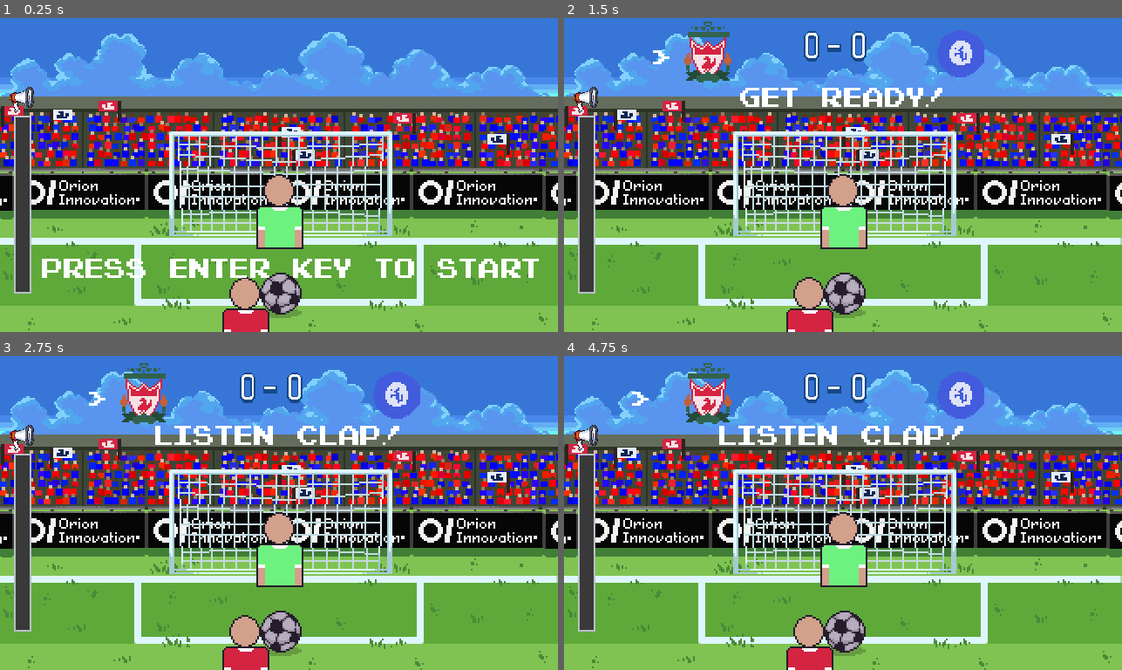
Above: before the commit, frames 1-4 (two rows, left to right).
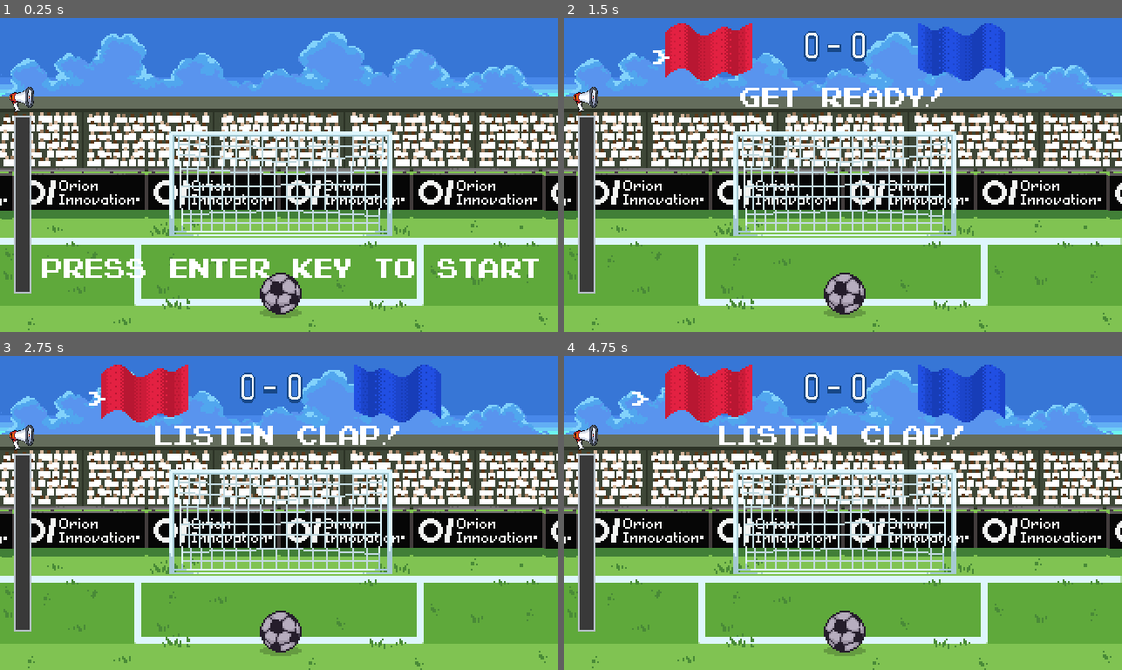
Above: after the commit, the same moments.

Repository: canorion/wegame
Game: Godot game, scene res://stage.tscn
The game is run twice, just before and just after one commit, with the same random seed, the same clock (stepped at 60 frames per second) and the same inputs.
Inputs:
- Up to frame 1 (0.25 s): no input
- Up to frame 2 (1.5 s): tap Enter at 0.5, 0.6, 1.35 s
- Up to frame 3 (2.75 s): tap Enter at 2.1 s
- Up to frame 4 (4.75 s): tap Enter at 2.85, 3.6, 4.35 s; tap Space at 4.25 s

The runs differ from the first frame. In frame 1, 10% of the frame differs, in the area x 0-100%, y 26-100%; in frame 2, 15%; in frame 3, 15%; in frame 4, 15%, in the area x 0-100%, y 2-100%.
Error after the commit: Attempt to call function 'getHomeTeam' in base 'null instance' on a null instance. (res://stage.gd:205)

Commit message:
Last changes

Diff:
--- a/match/shooter/shooter.gd
+++ b/match/shooter/shooter.gd
@@ -3,7 +3,9 @@
 
 @onready var sprite = $Sprite
 @onready var anim = $Animation
+@onready var shoot = $Shoot
 
 
-func init_shooter(tex_path):
+func init_shooter(tex_path, shoot_tex_path):
 	sprite.texture = tex_path
+	shoot.texture = shoot_tex_path
--- a/match/shooter/shooter.tscn
+++ b/match/shooter/shooter.tscn
@@ -1,24 +1,172 @@
-[gd_scene load_steps=8 format=3 uid="uid://73p30hdiuail"]
+[gd_scene load_steps=9 format=3 uid="uid://73p30hdiuail"]
 
 [ext_resource type="Script" path="res://match/shooter/shooter.gd" id="1_udtud"]
 
 [sub_resource type="Animation" id="Animation_6bhoo"]
 resource_name = "lose"
+tracks/0/type = "value"
+tracks/0/imported = false
+tracks/0/enabled = true
+tracks/0/path = NodePath("Sprite:visible")
+tracks/0/interp = 1
+tracks/0/loop_wrap = true
+tracks/0/keys = {
+"times": PackedFloat32Array(0),
+"transitions": PackedFloat32Array(1),
+"update": 1,
+"values": [true]
+}
+tracks/1/type = "value"
+tracks/1/imported = false
+tracks/1/enabled = true
+tracks/1/path = NodePath("Shoot:visible")
+tracks/1/interp = 1
+tracks/1/loop_wrap = true
+tracks/1/keys = {
+"times": PackedFloat32Array(0),
+"transitions": PackedFloat32Array(1),
+"update": 1,
+"values": [false]
+}
 
 [sub_resource type="Animation" id="Animation_v0b0o"]
 resource_name = "miss"
+tracks/0/type = "value"
+tracks/0/imported = false
+tracks/0/enabled = true
+tracks/0/path = NodePath("Shoot:visible")
+tracks/0/interp = 1
+tracks/0/loop_wrap = true
+tracks/0/keys = {
+"times": PackedFloat32Array(0),
+"transitions": PackedFloat32Array(1),
+"update": 1,
+"values": [true]
+}
+tracks/1/type = "value"
+tracks/1/imported = false
+tracks/1/enabled = true
+tracks/1/path = NodePath("Sprite:visible")
+tracks/1/interp = 1
+tracks/1/loop_wrap = true
+tracks/1/keys = {
+"times": PackedFloat32Array(0),
+"transitions": PackedFloat32Array(1),
+"update": 1,
+"values": [false]
+}
 
 [sub_resource type="Animation" id="Animation_33jya"]
 resource_name = "ready"
+tracks/0/type = "value"
+tracks/0/imported = false
+tracks/0/enabled = true
+tracks/0/path = NodePath("Sprite:visible")
+tracks/0/interp = 1
+tracks/0/loop_wrap = true
+tracks/0/keys = {
+"times": PackedFloat32Array(0),
+"transitions": PackedFloat32Array(1),
+"update": 1,
+"values": [true]
+}
+tracks/1/type = "value"
+tracks/1/imported = false
+tracks/1/enabled = true
+tracks/1/path = NodePath("Shoot:visible")
+tracks/1/interp = 1
+tracks/1/loop_wrap = true
+tracks/1/keys = {
+"times": PackedFloat32Array(0),
+"transitions": PackedFloat32Array(1),
+"update": 1,
+"values": [false]
+}
 
 [sub_resource type="Animation" id="Animation_g4h2x"]
 resource_name = "shoot"
+tracks/0/type = "value"
+tracks/0/imported = false
+tracks/0/enabled = true
+tracks/0/path = NodePath("Sprite:visible")
+tracks/0/interp = 1
+tracks/0/loop_wrap = true
+tracks/0/keys = {
+"times": PackedFloat32Array(0),
+"transitions": PackedFloat32Array(1),
+"update": 1,
+"values": [false]
+}
+tracks/1/type = "value"
+tracks/1/imported = false
+tracks/1/enabled = true
+tracks/1/path = NodePath("Shoot:visible")
+tracks/1/interp = 1
+tracks/1/loop_wrap = true
+tracks/1/keys = {
+"times": PackedFloat32Array(0),
+"transitions": PackedFloat32Array(1),
+"update": 1,
+"values": [true]
+}
 
 [sub_resource type="Animation" id="Animation_mnmhk"]
 resource_name = "win"
+tracks/0/type = "value"
+tracks/0/imported = false
+tracks/0/enabled = true
+tracks/0/path = NodePath("Shoot:visible")
+tracks/0/interp = 1
+tracks/0/loop_wrap = true
+tracks/0/keys = {
+"times": PackedFloat32Array(0),
+"transitions": PackedFloat32Array(1),
+"update": 1,
+"values": [false]
+}
+tracks/1/type = "value"
+tracks/1/imported = false
+tracks/1/enabled = true
+tracks/1/path = NodePath("Sprite:visible")
+tracks/1/interp = 1
+tracks/1/loop_wrap = true
+tracks/1/keys = {
+"times": PackedFloat32Array(0),
+"transitions": PackedFloat32Array(1),
+"update": 1,
+"values": [true]
+}
+
+[sub_resource type="Animation" id="Animation_ri61i"]
+length = 0.001
+tracks/0/type = "value"
+tracks/0/imported = false
+tracks/0/enabled = true
+tracks/0/path = NodePath("Sprite:visible")
+tracks/0/interp = 1
+tracks/0/loop_wrap = true
+tracks/0/keys = {
+"times": PackedFloat32Array(0),
+"transitions": PackedFloat32Array(1),
+"update": 1,
+"values": [true]
+}
+tracks/1/type = "value"
+tracks/1/imported = false
+tracks/1/enabled = true
+tracks/1/path = NodePath("Shoot:visible")
+tracks/1/interp = 1
+tracks/1/loop_wrap = true
+tracks/1/keys = {
+"times": PackedFloat32Array(0),
+"transitions": PackedFloat32Array(1),
+"update": 1,
+"values": [false]
+}
 
 [sub_resource type="AnimationLibrary" id="AnimationLibrary_1onhw"]
 _data = {
+"RESET": SubResource("Animation_ri61i"),
 "lose": SubResource("Animation_6bhoo"),
 "miss": SubResource("Animation_v0b0o"),
 "ready": SubResource("Animation_33jya"),
@@ -36,3 +184,6 @@
 "": SubResource("AnimationLibrary_1onhw")
 }
 autoplay = "ready"
+
+[node name="Shoot" type="Sprite2D" parent="."]
+visible = false
--- a/stage.gd
+++ b/stage.gd
@@ -97,10 +97,11 @@
 
 
 func check_cycle(value):
-	#results[current_turn] = value
-	var r = RandomNumberGenerator.new()
-	r.randomize()
-	results[current_turn] = r.randf_range(0, 1)
+	results[current_turn] = value
+
+	#var r = RandomNumberGenerator.new()
+	#r.randomize()
+	#results[current_turn] = r.randf_range(0, 1)
 
 	if current_turn == "home":
 		current_turn = "away"
@@ -137,10 +138,16 @@
 		get_node("UI/Score/Container/HomePointer/Animation").play("active")
 
 		if current_shooter == "home":
-			$Match/Shooter.init_shooter(home_team_data.get_shooter_atlas())
+			$Match/Shooter.init_shooter(
+				home_team_data.get_shooter_atlas(),
+				home_team_data.get_shooter_shoot_atlas()
+			)
 			$Match/Keeper.init_keeper(away_team_data.get_keeper_atlas())
 		else:
-			$Match/Shooter.init_shooter(away_team_data.get_shooter_atlas())
+			$Match/Shooter.init_shooter(
+				away_team_data.get_shooter_atlas(),
+				away_team_data.get_shooter_shoot_atlas()
+			)
 			$Match/Keeper.init_keeper(home_team_data.get_keeper_atlas())
 
 		results["home"] = -1
@@ -193,9 +200,11 @@
 	#var req = await WebRequest.team_init_req.request_completed
 	#var teams = JSON.parse_string(req[3].get_string_from_utf8())
 
+	var window = JavaScriptBridge.get_interface("window")
+
 	var teams = {
-		"home_team_name": "liverpool",
-		"away_team_name": "chelsea",
+		"home_team_name": window.getHomeTeam(),
+		"away_team_name": window.getAwayTeam(),
 	}
 
 	var home_team_name = teams.home_team_name
@@ -216,7 +225,10 @@
 				home_team_data.get_flag_atlas(),
 				away_team_data.get_flag_atlas())
 
-	$Match/Shooter.init_shooter(home_team_data.get_shooter_atlas())
+	$Match/Shooter.init_shooter(
+		home_team_data.get_shooter_atlas(),
+		home_team_data.get_shooter_shoot_atlas()
+	)
 	$Match/Keeper.init_keeper(away_team_data.get_keeper_atlas())
 	$UI/Score.init_team_logos(
 			home_team_data.get_logo_atlas(),
--- a/teams/chelsea/chelsea.gd
+++ b/teams/chelsea/chelsea.gd
@@ -29,7 +29,15 @@
 func get_shooter_atlas():
 	var team_atlas = AtlasTexture.new()
 	team_atlas.atlas = load("res://teams/chelsea/chelsea.png")
-	team_atlas.set_region(Rect2(15, 0, 29, 45))
+	team_atlas.set_region(Rect2(0, 126, 65, 130))
+
+	return team_atlas
+
+
+func get_shooter_shoot_atlas():
+	var team_atlas = AtlasTexture.new()
+	team_atlas.atlas = load("res://teams/chelsea/chelsea.png")
+	team_atlas.set_region(Rect2(62, 126, 65, 130))
 
 	return team_atlas
 
--- a/teams/liverpool/liverpool.gd
+++ b/teams/liverpool/liverpool.gd
@@ -29,7 +29,15 @@
 func get_shooter_atlas():
 	var team_atlas = AtlasTexture.new()
 	team_atlas.atlas = load("res://teams/liverpool/liverpool.png")
-	team_atlas.set_region(Rect2(15, 0, 29, 45))
+	team_atlas.set_region(Rect2(0, 126, 65, 130))
+
+	return team_atlas
+
+
+func get_shooter_shoot_atlas():
+	var team_atlas = AtlasTexture.new()
+	team_atlas.atlas = load("res://teams/liverpool/liverpool.png")
+	team_atlas.set_region(Rect2(62, 126, 65, 130))
 
 	return team_atlas
 
Not shown, added: screenshots/.gdignore
Binary file added: screenshots/screenshot.png
Binary file changed: teams/chelsea/chelsea.png
Binary file changed: teams/liverpool/liverpool.png
Not shown, changed: export/Hackathon Orion Sports Game.html
Not shown, changed: export/Hackathon Orion Sports Game.pck
